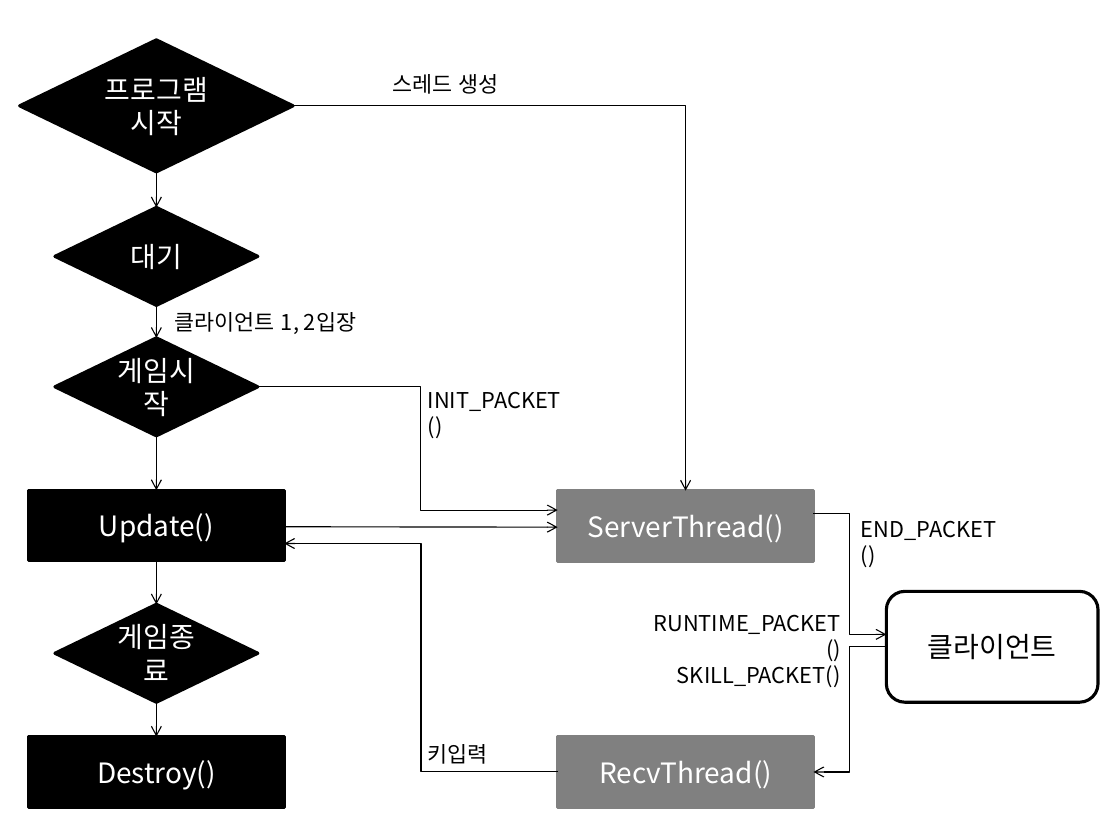
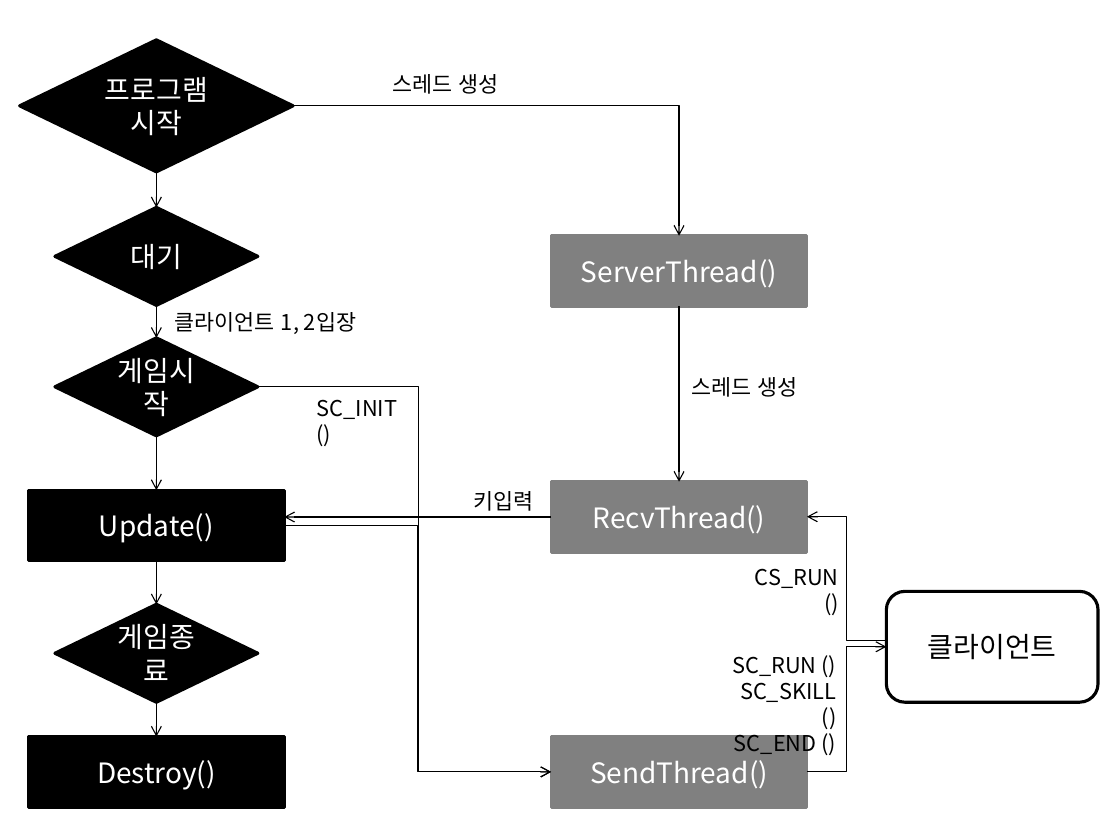
Before and after one commit to LeeWooSang/NGP_TeamProject, a slide deck: slide 2 of 설계도.pptx. Drawn at 1120x840 pixels with LibreOffice and Linux fonts; fonts in the diff are those of the drawing. Boxes give left, top, right and bottom in pixels: in the first picture for what was removed or moved away, otherwise in the second. Text is boxed around its words. In the diff, an @@ line names an element or a change of style, - is before the commit and + after.

```diff
--- a/설계도.pptx
+++ b/설계도.pptx
@@ elbow arrow moved from (293, 106) - (685, 491) to (293, 106) - (679, 236) @@
@@ rectangle "ServerThread()": place and size @@
-rectangle "ServerThread()" at <box>558,491,813,561</box>
+rectangle "ServerThread()" at <box>551,236,806,307</box>
@@ arrow added from (679, 307) to (679, 482), #000000 0.75 pt @@
@@ elbow arrow moved from (258, 386) - (558, 510) to (258, 386) - (551, 772) @@
@@ text added at <box>691,377,798,397</box>, 14 pt, text #000000 @@
+스레드 생성
@@ text at <box>317,399,398,419</box>: text changed @@
-INIT_PACKET()
+SC_INIT ()
@@ text "키입력": place and size @@
-text "키입력" at <box>428,744,488,764</box>
+text "키입력" at <box>474,491,534,511</box>
@@ rectangle added at <box>551,482,806,552</box>, fill #808080, outline #808080 2 pt, 18 pt, text #FFFFFF @@
+RecvThread()
@@ arrow moved from (284, 526) - (558, 528) to (551, 517) - (284, 517) @@
@@ elbow arrow moved from (558, 772) - (284, 543) to (284, 525) - (551, 772) @@
@@ elbow arrow moved from (813, 514) - (886, 634) to (886, 641) - (806, 516) @@
@@ text removed at <box>861,520,996,540</box> @@
-END_PACKET()
@@ text added at <box>755,568,839,588</box>, 14 pt, text #000000 @@
+CS_RUN ()
@@ text removed at <box>654,614,841,687</box> @@
-RUNTIME_PACKET()
-SKILL_PACKET()
@@ text added at <box>732,656,836,758</box>, 14 pt, text #000000 @@
+SC_RUN ()
+SC_SKILL ()
+SC_END ()
@@ elbow arrow moved from (886, 647) - (813, 772) to (806, 772) - (886, 647) @@
@@ rectangle "SendThread()": place and size @@
-rectangle "SendThread()" at <box>558,737,813,808</box>
+rectangle "SendThread()" at <box>551,737,806,808</box>
@@ text in rectangle at <box>590,760,768,788</box>: text changed @@
-RecvThread()
+SendThread()
```
Also in this commit, not shown: 1 other slide changed.
